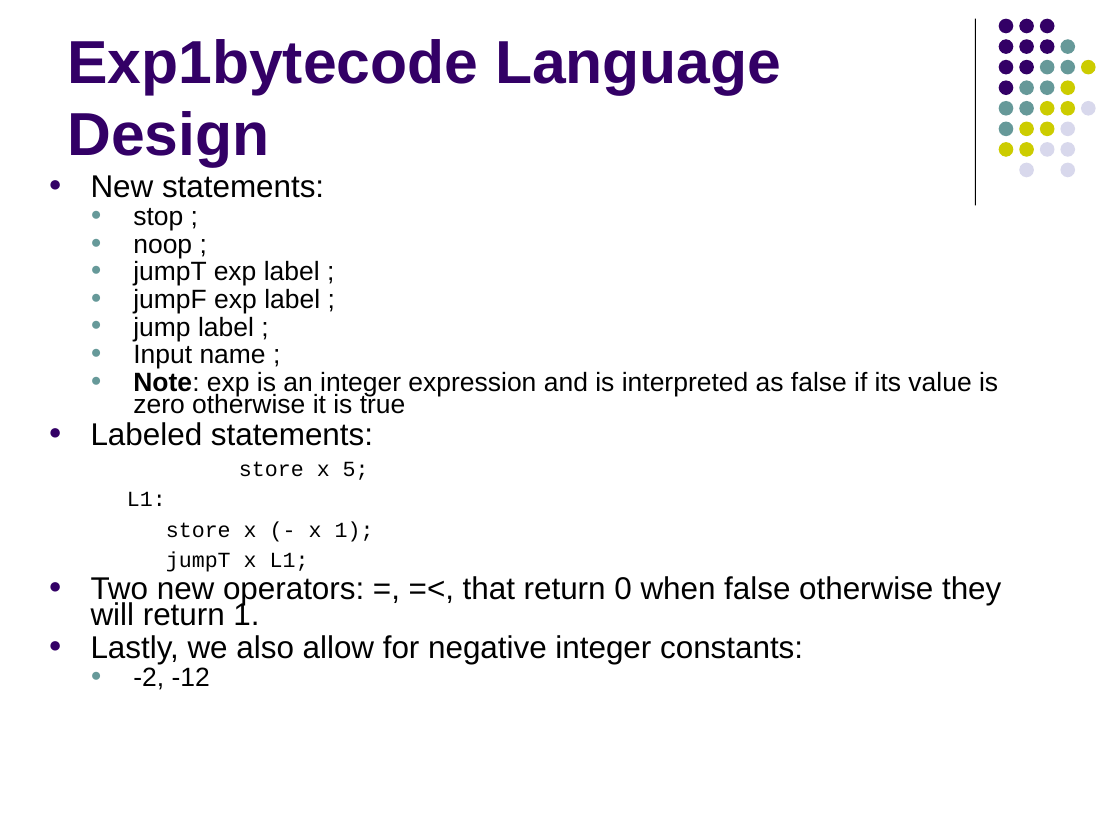
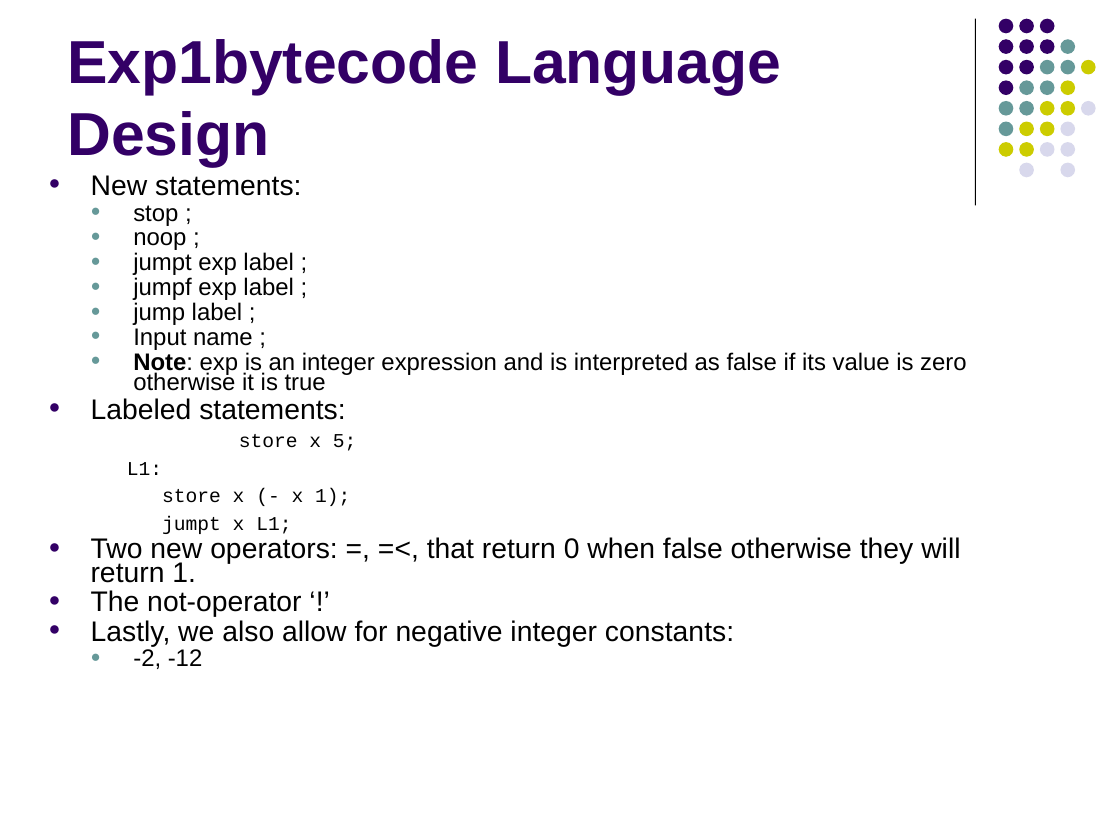
Before and after one commit to lutzhamel/CSC402, a slide deck: slide 3 of notes/csc402-ln005.pptx. Drawn at 1120x840 pixels with LibreOffice and Linux fonts; fonts in the diff are those of the drawing. Boxes give left, top, right and bottom in pixels: in the first picture for what was removed or moved away, otherwise in the second. Text is boxed around its words. In the diff, an @@ line names an element or a change of style, - is before the commit and + after.

```diff
--- a/notes/csc402-ln005.pptx
+++ b/notes/csc402-ln005.pptx
@@ text at box(91, 175, 966, 669): size 20.1 to 18.2 pt in "New statements:", "Labeled statements:", "Two new operators: =, =<, that return ...", "Lastly, we also allow for negative integer ..."; size 17.1 to 15.4 pt in "stop ;", "noop ;", "jump label ;", "Input name ;" and 2 more places; size 13.9 to 12.6 pt in "store x 5;", "L1:", "store x (- x 1);" @@
@@ text at box(133, 252, 293, 300): text changed; size 17.1 to 15.4 pt @@
-  ● jumpT exp label ;
-  ● jumpF exp label ;
+  ● jumpt exp label ;
+  ● jumpf exp label ;
@@ text at box(162, 516, 291, 534): text changed; size 13.9 to 12.6 pt @@
-    jumpT x L1;
+    jumpt x L1;
@@ text at box(91, 590, 301, 617): paragraph added @@
+● The not-operator ‘!’
```
Also in this commit, not shown: 37 other slides changed, 3 other files.
